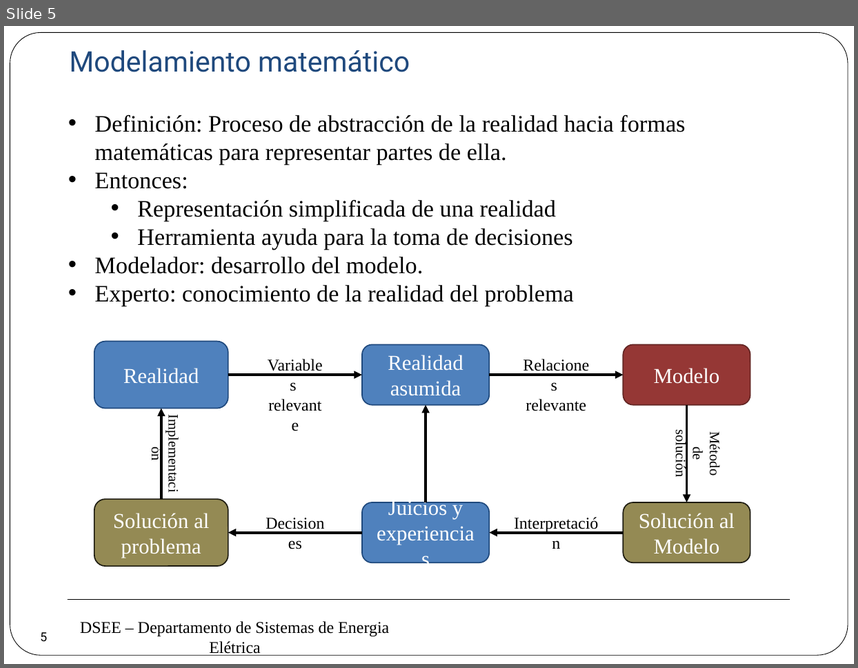
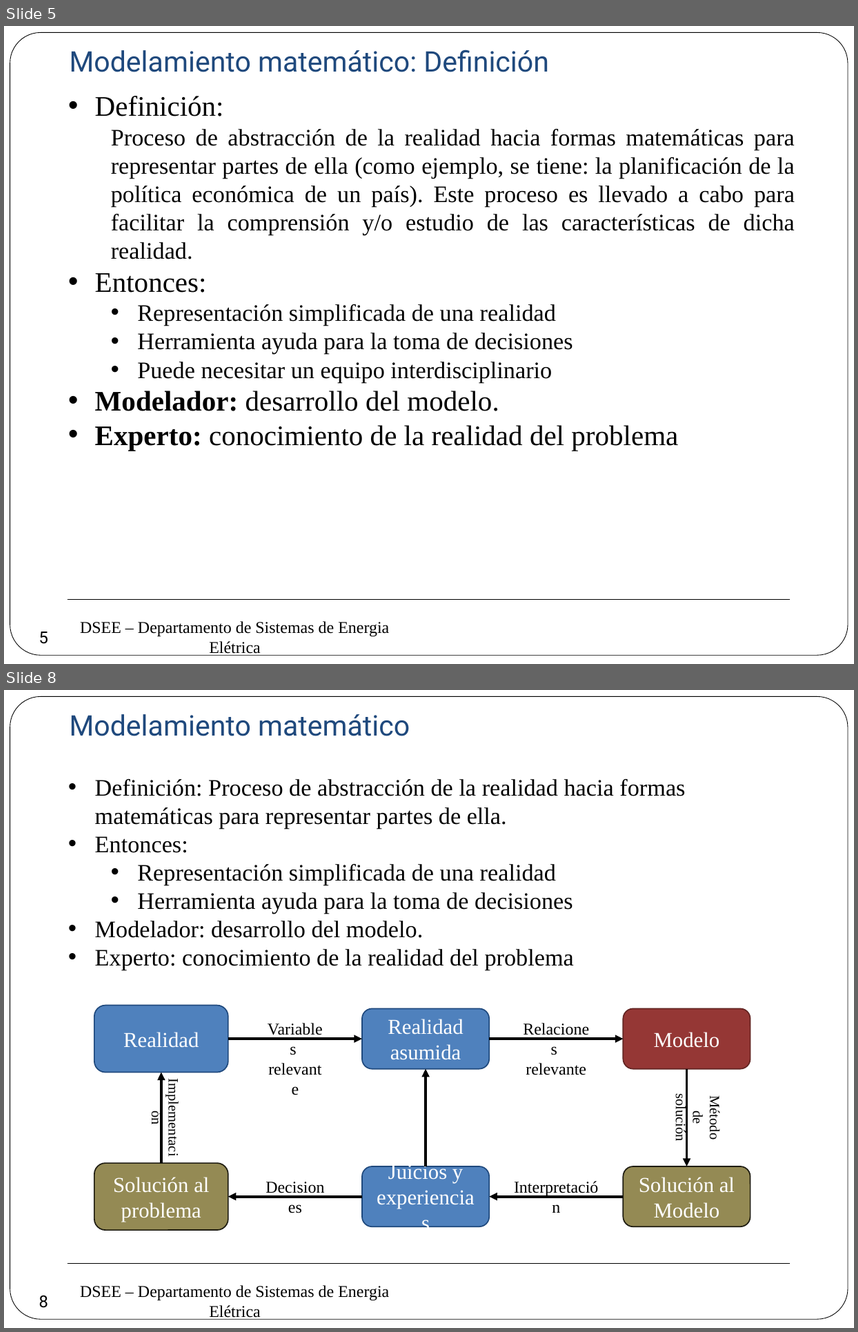
Before and after one commit to erikfilias/Power-Systems-Optimization-using-Julia-Language, a slide deck: 1. Lectures/Introducción a la Optimización aplicada a Sistemas de Energía Eléctrica/Dia 1/2. Modelamiento & Optimización.pptx. Shown one above the other, each under a label of ours: slide 5 before the commit, slides 5 and 8 after it; the slides between them are not shown. The pictures are 858x668 and 858x1332 pixels, drawn with LibreOffice and Linux fonts; fonts in the diff are those of the drawing; background and template pictures are left out. Boxes give left, top, right and bottom in pixels: in the first picture for what was removed or moved away, otherwise in the second. Text is boxed around its words. In the diff, an @@ line names an element or a change of style, - is before the commit and + after.

```diff
--- a/1. Lectures/Introducción a la Optimización aplicada a Sistemas de Energía Eléctrica/Dia 1/2. Modelamiento & Optimización.pptx
+++ b/1. Lectures/Introducción a la Optimización aplicada a Sistemas de Energía Eléctrica/Dia 1/2. Modelamiento & Optimización.pptx
@@ slide 5 added at (4,26,854,664), background #FFFFFF; not listed: 3 template elements that a slide beside it also shows @@
@@ text added at (70,49,549,72), 24 pt, text #1F497D @@
+Modelamiento matemático: Definición
@@ text added at (95,96,795,411), 20 pt, text #000000 @@
+• Definición:
+  Proceso de abstracción de la realidad hacia formas matemáticas para representar partes de ella (como ejemplo, se tiene: la planificación de la política económica de un país). Este proceso es llevado a cabo para facilitar la comprensión y/o estudio de las características de dicha realidad.
+• Entonces:
+  • Representación simplificada de una realidad
+  • Herramienta ayuda para la toma de decisiones
+  • Puede necesitar un equipo interdisciplinario
+• Modelador: desarrollo del modelo.
+• Experto: conocimiento de la realidad del problema
@@ page number added at (27,620,60,653), 14 pt, text #000000 @@
+5
@@ what was slide 5 is now slide 8 @@
@@ page number at (39,1294,48,1308): text changed; size 10.5 to 14 pt @@
-5
+8
```
Also in this commit, not shown: 1 slide changed, 1 other slide added.
